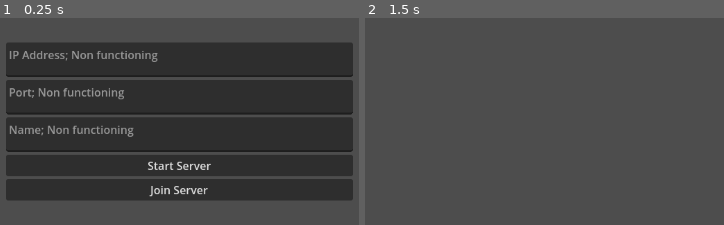
Above: before the commit, frames 1-2 (left to right).
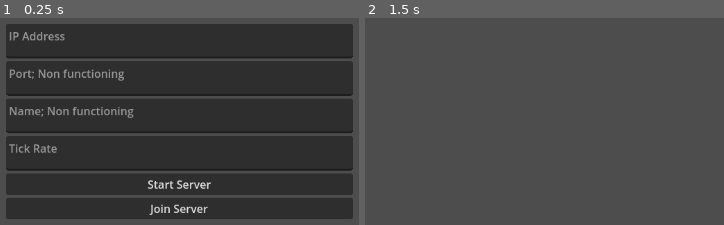
Above: after the commit, the same moments.

Repository: Dhhoyt/Thingamabob
Game: Godot game, scene res://Debug/SceneManager.tscn
Same seed, same stepped clock (60 frames per second), same inputs: the game is played once before the commit and once after it.
Inputs (mouse positions are in pixels of both pictures, inside the frame that each line leads up to):
- Up to frame 1 (0.25 s): no input
- Up to frame 2 (1.5 s): click "Start Server" at 0.5 s; tap Enter at 1.25 s; move the mouse to (720, 98) at 1.27 s; hold D (player_right) from 1.28 s (still down); hold Ctrl (player_crouch) from 1.28 s (still down)

The runs differ from the first frame. In frame 1, 31% of the frame differs, in the area x 1-99%, y 2-98%; in frame 2, nothing differs.

Commit message:
Voice Chat

Diff:
--- /dev/null
+++ b/Audio Manager.gd
@@ -0,0 +1,60 @@
+extends Node
+
+
+@export var output: AudioStreamPlayer3D
+@export var input_threshhold: float = 0.05
+@onready var input: AudioStreamPlayer = $Input
+@onready var player: CharacterBody3D = $".."
+
+var effect: AudioEffectCapture
+var playback: AudioStreamGeneratorPlayback
+var index: int
+var receive_buffer: PackedFloat32Array = PackedFloat32Array()
+
+func _ready():
+	output.play()
+
+func setup_audio():
+	if player.is_local_authority():
+		input.stream = AudioStreamMicrophone.new()
+		input.play()
+		index = AudioServer.get_bus_index("Record")
+		effect = AudioServer.get_bus_effect(index, 0)
+
+
+	playback = output.get_stream_playback()
+
+func _process(delta):
+	if player.is_local_authority():
+		process_mic()
+	process_voice()
+
+func process_mic():
+
+	var sterio_data: PackedVector2Array = effect.get_buffer(effect.get_frames_available())
+
+	if sterio_data.size() > 0:
+
+		var data = PackedFloat32Array()
+		data.resize(sterio_data.size())
+		var max_amplitude = 0
+
+		for i in range(sterio_data.size()):
+			var value = (sterio_data[i].x + sterio_data[i].y) / 2
+			max_amplitude = max(value, max_amplitude)
+			data[i] = value
+		if max_amplitude < input_threshhold:
+			return
+		send_data.rpc(data)
+
+func process_voice():
+	if receive_buffer.size() <= 0:
+		return
+
+	for i in range(min(playback.get_frames_available(), receive_buffer.size())):
+		playback.push_frame(Vector2(receive_buffer[0], receive_buffer[0]))
+		receive_buffer.remove_at(0)
+
+@rpc("any_peer", "call_remote", "unreliable_ordered")
+func send_data(data: PackedFloat32Array):
+	receive_buffer.append_array(data)
--- a/Debug/SceneManager.gd
+++ b/Debug/SceneManager.gd
@@ -3,14 +3,12 @@
 @export var lobby: PackedScene
 
 func start_server():
-	print("Changing root scenes!")
 	get_children()[0].queue_free()
 	var l = lobby.instantiate()
 	add_child(l)
 	l.create_game()
 
-func join_server():
-	print("Changing root scenes!")
+func join_server(address: String):
 	get_children()[0].queue_free()
 	var l = lobby.instantiate()
 	add_child(l)
--- a/Debug/TestLobby.gd
+++ b/Debug/TestLobby.gd
@@ -10,9 +10,6 @@
 const PORT = 7000
 const DEFAULT_SERVER_IP = "127.0.0.1" # IPv4 localhost
 const MAX_CONNECTIONS = 20
-
-func _ready():
-	pass
 
 func join_game(address = ""):
 	if address.is_empty():
@@ -29,7 +26,6 @@
 	var error = peer.create_server(PORT, MAX_CONNECTIONS)
 	if error:
 		return error
-
 	multiplayer.multiplayer_peer = peer
 	multiplayer.peer_connected.connect(_on_player_connected)
 
--- a/Debug/TestLobby.tscn
+++ b/Debug/TestLobby.tscn
@@ -20,9 +20,10 @@
 [node name="CollisionShape3D" type="CollisionShape3D" parent="RigidBody3D"]
 shape = SubResource("WorldBoundaryShape3D_imkuv")
 
-[node name="MeshInstance3D" type="MeshInstance3D" parent="RigidBody3D"]
-mesh = SubResource("PlaneMesh_t7cvj")
-
 [node name="MultiplayerSpawner" type="MultiplayerSpawner" parent="."]
 _spawnable_scenes = PackedStringArray("res://Player.tscn")
 spawn_path = NodePath("../Players")
+
+[node name="MeshInstance3D" type="MeshInstance3D" parent="."]
+mesh = SubResource("PlaneMesh_t7cvj")
+skeleton = NodePath("../RigidBody3D")
--- a/Debug/TestMenu.gd
+++ b/Debug/TestMenu.gd
@@ -1,7 +1,18 @@
 extends VBoxContainer
 
+@onready var port_box: TextEdit = $Port
+@onready var address_box: TextEdit = $Address
+@onready var name_box: TextEdit = $Name
+@onready var tick_rate_box: TextEdit = $TickRate
+
 func _on_start_server_pressed():
+	set_tick_rate()
 	get_parent().start_server()
 
 func _on_join_server_pressed():
-	get_parent().join_server()
+	set_tick_rate()
+	get_parent().join_server($Address.text)
+
+func set_tick_rate():
+	var new_rate = tick_rate_box.text.to_int()
+	ProjectSettings.set_setting("physics/common/physics_ticks_per_second", new_rate)
--- a/Debug/TestMenu.tscn
+++ b/Debug/TestMenu.tscn
@@ -20,17 +20,22 @@
 [node name="Address" type="TextEdit" parent="."]
 custom_minimum_size = Vector2(0, 50)
 layout_mode = 2
-placeholder_text = "IP Address; Non functioning"
+placeholder_text = "IP Address"
 
 [node name="Port" type="TextEdit" parent="."]
 custom_minimum_size = Vector2(0, 50)
 layout_mode = 2
 placeholder_text = "Port; Non functioning"
 
-[node name="TextEdit" type="TextEdit" parent="."]
+[node name="Name" type="TextEdit" parent="."]
 custom_minimum_size = Vector2(0, 50)
 layout_mode = 2
 placeholder_text = "Name; Non functioning"
+
+[node name="TickRate" type="TextEdit" parent="."]
+custom_minimum_size = Vector2(0, 50)
+layout_mode = 2
+placeholder_text = "Tick Rate"
 
 [node name="Start Server" type="Button" parent="."]
 layout_mode = 2
--- a/Player.gd
+++ b/Player.gd
@@ -3,7 +3,7 @@
 @export var walking_speed: float = 5
 @export var crouching_speed: float = 2.5
 @export var sprint_speed: float = 10.0
-@export var deceleration: float = 10
+@export var deceleration: float = 20
 @export var jump_velocity: float = 5.0
 @export var sensitivity: float = 0.01
 @export var stamina_recovery_rate: float = 1
@@ -28,12 +28,11 @@
 @onready var uncrouch_check: Area3D = $UncrouchCheck
 @onready var input: PCInput = $Input
 @onready var rollback_synchronizer: RollbackSynchronizer = $RollbackSynchronizer
+@onready var audio_manager = $"Audio Manager"
 
 var peer_id = 0
 
 func is_local_authority():
-	print(input.get_multiplayer_authority())
-	print(multiplayer.get_unique_id())
 	return input.get_multiplayer_authority() == multiplayer.get_unique_id()
 
 func _ready():
@@ -42,8 +41,12 @@
 	peer_id = str(name).to_int()
 	set_multiplayer_authority(1)
 	input.set_multiplayer_authority(peer_id)
-	print("Player ID: " + str(peer_id) + " Coming from: " + str(multiplayer.get_unique_id()))
 	rollback_synchronizer.process_settings()
+
+	if is_local_authority():
+		camera.current = true
+	audio_manager.setup_audio()
+
 
 func _rollback_tick(delta, tick, is_fresh):
 	up_direction =- gravity_vector
--- a/Player.tscn
+++ b/Player.tscn
@@ -1,8 +1,10 @@
-[gd_scene load_steps=11 format=3 uid="uid://b2honlwjdjcpd"]
+[gd_scene load_steps=14 format=3 uid="uid://b2honlwjdjcpd"]
 
 [ext_resource type="Script" path="res://Player.gd" id="1_j7wgq"]
 [ext_resource type="Script" path="res://addons/netfox/rollback/rollback-synchronizer.gd" id="1_v2b0h"]
 [ext_resource type="Script" path="res://PCInput.gd" id="2_7fibo"]
+[ext_resource type="Script" path="res://addons/netfox/tick-interpolator.gd" id="4_d3os3"]
+[ext_resource type="Script" path="res://Audio Manager.gd" id="5_yk5wv"]
 
 [sub_resource type="CapsuleMesh" id="CapsuleMesh_ycg44"]
 
@@ -25,11 +27,13 @@
 
 [sub_resource type="CapsuleShape3D" id="CapsuleShape3D_tnp1b"]
 
+[sub_resource type="AudioStreamGenerator" id="AudioStreamGenerator_8w8b4"]
+mix_rate = 48000.0
+
 [node name="Player" type="CharacterBody3D"]
 script = ExtResource("1_j7wgq")
 
 [node name="MeshInstance3D" type="MeshInstance3D" parent="."]
-visible = false
 mesh = SubResource("CapsuleMesh_ycg44")
 
 [node name="Input" type="Node" parent="."]
@@ -55,3 +59,18 @@
 root = NodePath("..")
 state_properties = Array[String]([":global_transform", "Camera:global_transform"])
 input_properties = Array[String](["Input:input_dir", "Input:looking_angle", "Input:jumped"])
+
+[node name="TickInterpolator" type="Node" parent="." node_paths=PackedStringArray("root")]
+script = ExtResource("4_d3os3")
+root = NodePath("..")
+properties = Array[String]([":global_transform", "Camera:global_transform"])
+
+[node name="Audio Manager" type="Node" parent="." node_paths=PackedStringArray("output")]
+script = ExtResource("5_yk5wv")
+output = NodePath("../Output")
+
+[node name="Input" type="AudioStreamPlayer" parent="Audio Manager"]
+bus = &"Record"
+
+[node name="Output" type="AudioStreamPlayer3D" parent="."]
+stream = SubResource("AudioStreamGenerator_8w8b4")
--- /dev/null
+++ b/default_bus_layout.tres
@@ -0,0 +1,20 @@
+[gd_resource type="AudioBusLayout" load_steps=2 format=3 uid="uid://dg3fvf4ofp4hh"]
+
+[sub_resource type="AudioEffectCapture" id="AudioEffectCapture_38ko5"]
+resource_name = "Capture"
+
+[resource]
+bus/1/name = &"Mute Bus"
+bus/1/solo = false
+bus/1/mute = true
+bus/1/bypass_fx = false
+bus/1/volume_db = 0.0
+bus/1/send = &"Master"
+bus/2/name = &"Record"
+bus/2/solo = false
+bus/2/mute = false
+bus/2/bypass_fx = false
+bus/2/volume_db = 0.0
+bus/2/send = &"Mute Bus"
+bus/2/effect/0/effect = SubResource("AudioEffectCapture_38ko5")
+bus/2/effect/0/enabled = true
--- a/project.godot
+++ b/project.godot
@@ -14,6 +14,11 @@
 run/main_scene="res://Debug/SceneManager.tscn"
 config/features=PackedStringArray("4.2", "Forward Plus")
 config/icon="res://icon.svg"
+
+[audio]
+
+driver/enable_input=true
+driver/mix_rate=48000
 
 [autoload]
 
Not shown, added: export_presets.cfg
